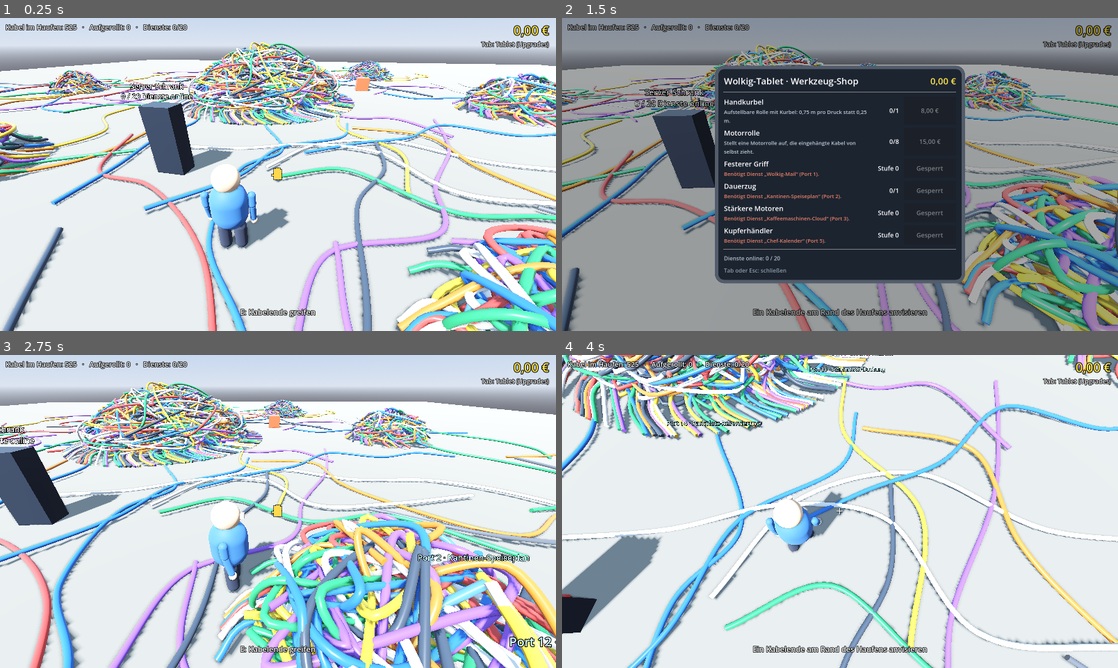
Above: before the commit, frames 1-4 (two rows, left to right).
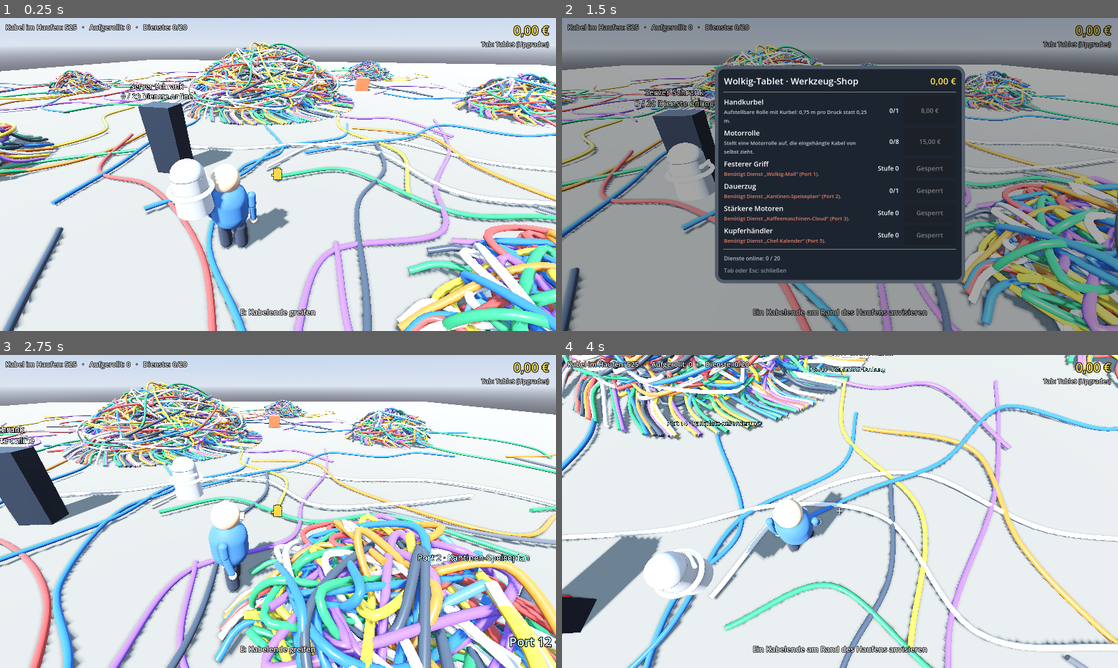
Above: after the commit, the same moments.

Repository: Julszify/Wire-We-Here
Game: Godot game, scene res://scenes/world.tscn
Same seed, same stepped clock (60 frames per second), same inputs: the game is played once before the commit and once after it.
Inputs (mouse positions are in pixels of both pictures, inside the frame that each line leads up to):
- Up to frame 1 (0.25 s): no input
- Up to frame 2 (1.5 s): tap Enter at 0.5 s; move the mouse to (867, 174) at 0.52 s; hold W (move_forward) 0.53-1.28 s; hold Tab (tablet) 0.53-1.28 s; tap N (decline, bound only after the commit) at 0.8, 1.35 s; move the mouse to (728, 190) at 1.27 s; hold S (move_back) from 1.28 s (still down); click (728, 190) at 1.42 s
- Up to frame 3 (2.75 s): tap L at 1.55, 2.1 s; move the mouse to (333, 442) at 2.02 s; release S (move_back) at 2.03 s; hold D (move_right) from 2.03 s (still down); hold Tab (tablet) from 2.03 s (still down); click (333, 442) at 2.17 s
- Up to frame 4 (4 s): move the mouse to (834, 517) at 2.77 s; release D (move_right) at 2.78 s; release Tab (tablet) at 2.78 s; hold W (move_forward) from 2.78 s (still down); tap E (interact) at 2.85 s; tap N (decline, bound only after the commit) at 3.05 s; move the mouse to (878, 514) at 3.52 s; hold Space (pull) from 3.53 s (still down); tap L at 3.8 s

The runs differ from the first frame. In frame 1, 1.0% of the frame differs, in the area x 29-45%, y 44-70%; in frame 2, 0.9%; in frame 3, 0.3%; in frame 4, 1.1%, in the area x 14-41%, y 52-78%.

Commit message:
Meilenstein 7: C.O.R.D. und Bestellfalle
- C.O.R.D.-Platzhalter (Zylinder mit Leuchtring) folgt dem Spieler
- Bestellfalle: Frage nach 30 s, dann alle 45–90 s; ohne "N" in 6 s fallen 100 Kabel als neuer Haufen
- Lieferung landet bevorzugt im Blickfeld, nie in Schrank oder Haufen; erst nach Landung greifbar
- CordLogic mit Signalen order_requested/order_declined/order_placed, Zufall über Seed
- Logik-Test für die Bestellfalle

Co-Authored-By: Claude Opus 5.5 <noreply@anthropic.com>

Diff:
--- a/data/balancing.json
+++ b/data/balancing.json
@@ -145,5 +145,23 @@
 	],
 	"rack": {
 		"reach_m": 3.0
+	},
+	"cord": {
+		"_kommentar": "C.O.R.D. folgt dem Spieler und stellt die Bestellfalle",
+		"follow_behind_m": -0.4,
+		"follow_side_m": -1.5,
+		"hover_height_m": 1.6,
+		"follow_speed": 3.0,
+		"first_ask_s": 30.0,
+		"ask_interval_min_s": 45.0,
+		"ask_interval_max_s": 90.0,
+		"answer_time_s": 6.0,
+		"order_count": 100,
+		"order_heap_radius_m": 3.0,
+		"order_heap_peak_m": 1.8,
+		"order_distance_m": 5.5,
+		"drop_height_m": 9.0,
+		"drop_time_s": 0.8,
+		"drop_stagger_s": 0.6
 	}
 }
--- a/project.godot
+++ b/project.godot
@@ -62,3 +62,7 @@
 "deadzone": 0.2,
 "events": [Object(InputEventKey,"device":-1,"physical_keycode":4194306)]
 }
+decline={
+"deadzone": 0.2,
+"events": [Object(InputEventKey,"device":-1,"physical_keycode":78)]
+}
--- /dev/null
+++ b/scripts/cord/cord_logic.gd
@@ -0,0 +1,79 @@
+class_name CordLogic
+extends Node
+## C.O.R.D. (Cable Ordering & Repair Daemon): stellt in Abständen die Bestellfalle.
+## "Defektes Kabel erkannt. Ersatz bestellen?" – wer nicht rechtzeitig Nein sagt,
+## bekommt eine Lieferung neuer Kabel. Reine Logik mit Signalen, Zufall nur über den Seed.
+
+## Frage beginnt; `answer_time` Sekunden bis zur automatischen Bestellung
+signal order_requested(answer_time: float)
+## Spieler hat rechtzeitig Nein gesagt
+signal order_declined
+## Zeit abgelaufen: `count` neue Kabel kommen
+signal order_placed(count: int)
+
+enum Phase { IDLE, ASKING }
+
+var phase: Phase = Phase.IDLE
+## Sekunden bis zur nächsten Frage (IDLE) bzw. bis zur Bestellung (ASKING)
+var time_left: float = 0.0
+var orders_placed: int = 0
+var orders_declined: int = 0
+## Bei Tablet & Co. nicht pausieren: das Spiel läuft weiter (Koop-tauglich)
+var enabled := true
+
+var _rng := RandomNumberGenerator.new()
+
+
+func setup(cord_seed: int) -> void:
+	_rng.seed = cord_seed
+	phase = Phase.IDLE
+	time_left = float(Balancing.cord["first_ask_s"])
+
+
+## Antwort des Spielers. Nur während der Frage wirksam.
+func decline() -> void:
+	if phase != Phase.ASKING:
+		return
+	orders_declined += 1
+	_wait_for_next()
+	order_declined.emit()
+
+
+## Sofort fragen (zum Testen).
+func ask_now() -> void:
+	_start_asking()
+
+
+func answer_time() -> float:
+	return float(Balancing.cord["answer_time_s"])
+
+
+func _process(delta: float) -> void:
+	tick(delta)
+
+
+## Zeit fortschreiben (auch direkt aus Tests aufrufbar).
+func tick(delta: float) -> void:
+	if not enabled:
+		return
+	time_left -= delta
+	if time_left > 0.0:
+		return
+	if phase == Phase.IDLE:
+		_start_asking()
+	else:
+		orders_placed += 1
+		_wait_for_next()
+		order_placed.emit(int(Balancing.cord["order_count"]))
+
+
+func _start_asking() -> void:
+	phase = Phase.ASKING
+	time_left = answer_time()
+	order_requested.emit(time_left)
+
+
+func _wait_for_next() -> void:
+	phase = Phase.IDLE
+	var c: Dictionary = Balancing.cord
+	time_left = _rng.randf_range(float(c["ask_interval_min_s"]), float(c["ask_interval_max_s"]))
--- /dev/null
+++ b/scripts/cord/cord_view.gd
@@ -0,0 +1,112 @@
+class_name CordView
+extends Node3D
+## Platzhalter für C.O.R.D.: schwebender Zylinder mit Leuchtring, folgt dem Spieler.
+## Der Ring leuchtet cyan; während der Bestellfrage blinkt er rot.
+
+var _ring_mat: StandardMaterial3D
+var _body: Node3D
+var _speech: Label3D
+var _asking := false
+var _t := 0.0
+
+const CALM := Color(0.3, 0.9, 1.0)
+const ALARM := Color(1.0, 0.2, 0.15)
+
+
+func _ready() -> void:
+	_body = Node3D.new()
+	add_child(_body)
+
+	var shell := StandardMaterial3D.new()
+	shell.albedo_color = Color(0.88, 0.9, 0.93)
+	shell.roughness = 0.25
+	shell.metallic = 0.3
+	var cyl := CylinderMesh.new()
+	cyl.top_radius = 0.24
+	cyl.bottom_radius = 0.28
+	cyl.height = 0.6
+	cyl.material = shell
+	var body_mesh := MeshInstance3D.new()
+	body_mesh.mesh = cyl
+	_body.add_child(body_mesh)
+
+	var cap := SphereMesh.new()
+	cap.radius = 0.24
+	cap.height = 0.24
+	cap.is_hemisphere = true
+	cap.material = shell
+	var cap_mesh := MeshInstance3D.new()
+	cap_mesh.mesh = cap
+	cap_mesh.position = Vector3(0, 0.3, 0)
+	_body.add_child(cap_mesh)
+
+	_ring_mat = StandardMaterial3D.new()
+	_ring_mat.albedo_color = CALM
+	_ring_mat.emission_enabled = true
+	_ring_mat.emission = CALM
+	_ring_mat.emission_energy_multiplier = 3.0
+	var torus := TorusMesh.new()
+	torus.inner_radius = 0.27
+	torus.outer_radius = 0.34
+	torus.material = _ring_mat
+	var ring := MeshInstance3D.new()
+	ring.mesh = torus
+	ring.position = Vector3(0, 0.08, 0)
+	_body.add_child(ring)
+
+	# "Auge": leuchtender Streifen vorne
+	var eye := MeshInstance3D.new()
+	var eye_box := BoxMesh.new()
+	eye_box.size = Vector3(0.26, 0.05, 0.04)
+	eye_box.material = _ring_mat
+	eye.mesh = eye_box
+	eye.position = Vector3(0, 0.2, -0.25)
+	_body.add_child(eye)
+
+	_speech = Label3D.new()
+	_speech.font_size = 32
+	_speech.outline_size = 10
+	_speech.pixel_size = 0.0011
+	_speech.fixed_size = true
+	_speech.modulate = Color(1.0, 0.75, 0.7)
+	_speech.billboard = BaseMaterial3D.BILLBOARD_ENABLED
+	_speech.no_depth_test = true
+	_speech.position = Vector3(0, 0.75, 0)
+	_speech.visible = false
+	add_child(_speech)
+
+
+## Weich links neben den Spieler schweben (Kamera sitzt rechts hinten) und zu ihm schauen.
+## follow_side_m < 0 = links, follow_behind_m < 0 = etwas vor dem Spieler.
+func follow(player_pos: Vector3, player_facing: Vector3, delta: float) -> void:
+	var c: Dictionary = Balancing.cord
+	var right := player_facing.cross(Vector3.UP).normalized()
+	var target := player_pos - player_facing * float(c["follow_behind_m"]) \
+		+ right * float(c["follow_side_m"]) + Vector3(0, float(c["hover_height_m"]), 0)
+	global_position = global_position.lerp(target, 1.0 - exp(-float(c["follow_speed"]) * delta))
+	var look := player_pos + Vector3(0, 1.3, 0) - global_position
+	look.y = 0.0
+	if look.length_squared() > 0.01:
+		rotation.y = lerp_angle(rotation.y, atan2(-look.x, -look.z), 1.0 - exp(-6.0 * delta))
+
+
+func set_asking(asking: bool, text_value: String = "") -> void:
+	_asking = asking
+	_speech.visible = asking
+	_speech.text = text_value
+	if not asking:
+		_set_ring(CALM)
+
+
+func _process(delta: float) -> void:
+	_t += delta
+	_body.position.y = sin(_t * 2.2) * 0.06
+	_body.rotation.z = sin(_t * 1.3) * 0.05
+	if _asking:
+		# Blinken: rot / dunkelrot
+		_set_ring(ALARM if fmod(_t, 0.5) < 0.3 else ALARM.darkened(0.6))
+
+
+func _set_ring(color: Color) -> void:
+	_ring_mat.albedo_color = color
+	_ring_mat.emission = color
--- a/scripts/core/balancing.gd
+++ b/scripts/core/balancing.gd
@@ -19,6 +19,7 @@
 var knot: Dictionary = {}
 var placement: Dictionary = {}
 var rack: Dictionary = {}
+var cord: Dictionary = {}
 var tablet_order: Array = []
 ## Ein Dienst pro Port: { "name", optional "unlocks" }
 var services: Array = []
@@ -53,6 +54,7 @@
 	knot = parsed.get("knot", {})
 	placement = parsed.get("placement", {})
 	rack = parsed.get("rack", {})
+	cord = parsed.get("cord", {})
 	tablet_order = parsed.get("tablet_order", [])
 	services = _load_json(SERVICES_PATH).get("services", [])
 	zone = _load_json(ZONE_PATH)
--- a/scripts/core/world.gd
+++ b/scripts/core/world.gd
@@ -46,6 +46,13 @@
 var _target_rack := false
 var _end_marker: MeshInstance3D
 
+# C.O.R.D. und Bestellfalle
+var _cord: CordLogic
+var _cord_view: CordView
+var _cord_prompt: CordPrompt
+var _landing: Dictionary = {}  # Kabel-ID -> Sekunden seit Beginn des Falls (negativ = wartet noch)
+var _orders := 0
+
 
 func _ready() -> void:
 	_system = CableSystem.new()
@@ -87,12 +94,26 @@
 	_player.look_toward(ZONE_CENTER)
 	_apply_upgrades()
 
+	_cord = CordLogic.new()
+	add_child(_cord)
+	_cord.setup(hash([int(Balancing.zone.get("seed", 1234)), "cord"]))
+	_cord.order_requested.connect(_on_order_requested)
+	_cord.order_declined.connect(_on_order_declined)
+	_cord.order_placed.connect(_on_order_placed)
+	_cord_view = CordView.new()
+	add_child(_cord_view)
+	_cord_view.global_position = _player.global_position + Vector3(1, 1.3, 1)
+	_cord_prompt = CordPrompt.new()
+	_hud.add_child(_cord_prompt)
+
 	# Nur zum automatischen Testen, siehe _apply_test_args
 	_apply_test_args()
 
 
 func _unhandled_input(event: InputEvent) -> void:
-	if event.is_action_pressed("tablet") and not _tablet.visible:
+	if event.is_action_pressed("decline"):
+		_cord.decline()
+	elif event.is_action_pressed("tablet") and not _tablet.visible:
 		get_viewport().set_input_as_handled()
 		_open_tablet()
 
@@ -116,6 +137,11 @@
 
 	if _carried:
 		_item_views[_carried.id].follow_arm(arm)
+
+	_cord_view.follow(_player.global_position, _player.facing(), delta)
+	if _cord.phase == CordLogic.Phase.ASKING:
+		_cord_prompt.update_time(_cord.time_left)
+	_update_landing(delta)
 
 	# Knoten-Markierungen pulsieren
 	for m: MeshInstance3D in _knot_markers.values():
@@ -296,7 +322,103 @@
 		_show_message("Dienst „%s“ läuft wieder." % service_name)
 
 
+func _on_order_requested(answer_time: float) -> void:
+	_cord_view.set_asking(true, "Ersatz bestellen?")
+	_cord_prompt.show_question(answer_time)
+
+
+func _on_order_declined() -> void:
+	_cord_view.set_asking(false)
+	_cord_prompt.visible = false
+	_show_message("C.O.R.D.: „Bestellung storniert. Ich merke mir das.“")
+
+
+func _on_order_placed(count: int) -> void:
+	_cord_view.set_asking(false)
+	_cord_prompt.visible = false
+	_spawn_order(count)
+	_show_message("C.O.R.D.: „Ersatz bestellt: %d Kabel. Gern geschehen!“" % count)
+
+
 # --- Hilfen ---------------------------------------------------------------
+
+## Neue Lieferung: ein Haufen fällt neben dem Spieler vom Himmel.
+func _spawn_order(count: int) -> void:
+	var c: Dictionary = Balancing.cord
+	var radius: float = c["order_heap_radius_m"]
+	var center := _find_free_spot(radius)
+	_orders += 1
+	var heap := HeapData.new(_zone.heaps.size(), hash([_zone.rng_seed, "order", _orders]), center, count,
+		radius, float(c["order_heap_peak_m"]), HeapData.Kind.HEAP)
+	heap.name = "Lieferung %d" % _orders
+	_zone.heaps.append(heap)
+	var stagger: float = c["drop_stagger_s"]
+	var i := 0
+	for cable in heap.create_cables(_next_cable_id):
+		_system.add_cable(cable)
+		var view := CableView.new()
+		add_child(view)
+		view.setup(cable)
+		view.position.y = float(c["drop_height_m"])
+		_views[cable.id] = view
+		_landing[cable.id] = -stagger * float(i) / maxf(count, 1)
+		i += 1
+	_next_cable_id += heap.cable_count
+
+
+## Fall-Animation der gelieferten Kabel; erst nach der Landung greifbar.
+func _update_landing(delta: float) -> void:
+	if _landing.is_empty():
+		return
+	var c: Dictionary = Balancing.cord
+	var fall: float = c["drop_time_s"]
+	var height: float = c["drop_height_m"]
+	for id in _landing.keys():
+		var t: float = _landing[id] + delta
+		_landing[id] = t
+		var view: CableView = _views.get(id)
+		if view == null:
+			_landing.erase(id)
+			continue
+		var k := clampf(t / fall, 0.0, 1.0)
+		view.position.y = height * (1.0 - k * k)  # beschleunigter Fall
+		if k >= 1.0:
+			view.position.y = 0.0
+			_landing.erase(id)
+
+
+func _grabbable_cables() -> Array:
+	if _landing.is_empty():
+		return _system.cables.values()
+	return _system.cables.values().filter(func(c: CableData) -> bool: return not _landing.has(c.id))
+
+
+## Freier Platz für einen neuen Haufen in der Nähe des Spielers.
+func _find_free_spot(radius: float) -> Vector3:
+	var dist: float = Balancing.cord["order_distance_m"]
+	var half := float(Balancing.zone.get("floor_size_m", 90)) * 0.5 - radius - 1.0
+	var base := atan2(_player.facing().z, _player.facing().x)
+	# Zuerst Plätze in Blickrichtung prüfen, dann abwechselnd weiter links/rechts
+	var order: Array[int] = [0]
+	for k in range(1, 7):
+		order.append(k)
+		order.append(-k)
+	for ring in 4:
+		for step in order:
+			var a := base + step * TAU / 12.0
+			var pos := _player.global_position + Vector3(cos(a), 0.0, sin(a)) * (dist + ring * 3.0)
+			pos.y = 0.0
+			if absf(pos.x) > half or absf(pos.z) > half:
+				continue
+			if _zone.heap_at(pos, radius + 0.5) != null:
+				continue
+			if Vector2(pos.x - _rack_pos.x, pos.z - _rack_pos.z).length() < radius + 2.0:
+				continue
+			return pos
+	var fallback := _player.global_position + _player.facing() * dist
+	fallback.y = 0.0
+	return fallback
+
 
 ## Upgrade-Wirkungen an Logik und Spielfigur weitergeben
 func _apply_upgrades() -> void:
@@ -352,7 +474,7 @@
 	if _target_knot == null and _target_reel == null and not _arm_busy():
 		_target_item = _find_item(origin, dir, pos)
 		if _target_item == null:
-			_target_end = CableTargeting.find_end(_system.cables.values(), origin, dir, pos)
+			_target_end = CableTargeting.find_end(_grabbable_cables(), origin, dir, pos)
 	var holding := not _arm_reel.is_free()
 	_crosshair.targeting = _target_knot != null or _target_end != null or _target_item != null or _target_rack \
 		or (holding and _target_reel != null and _target_reel.is_free())
@@ -554,3 +676,7 @@
 		_plug_carried()
 	if opts.has("tablet"):
 		_open_tablet()
+	if opts.has("ask"):
+		_cord.ask_now()
+	if opts.has("order"):
+		_spawn_order(int(Balancing.cord["order_count"]))
--- /dev/null
+++ b/scripts/ui/cord_prompt.gd
@@ -0,0 +1,58 @@
+class_name CordPrompt
+extends PanelContainer
+## Bildschirm-Anzeige der Bestellfrage mit ablaufendem Balken.
+
+var _text: Label
+var _bar: ProgressBar
+var _total := 1.0
+
+
+func _ready() -> void:
+	var style := StyleBoxFlat.new()
+	style.bg_color = Color(0.12, 0.05, 0.05, 0.92)
+	style.border_color = Color(1.0, 0.25, 0.2)
+	style.set_border_width_all(4)
+	style.set_corner_radius_all(16)
+	style.set_content_margin_all(18)
+	add_theme_stylebox_override("panel", style)
+	set_anchors_and_offsets_preset(Control.PRESET_CENTER_TOP)
+	position.y = 110
+	custom_minimum_size = Vector2(620, 0)
+	mouse_filter = Control.MOUSE_FILTER_IGNORE
+
+	var box := VBoxContainer.new()
+	box.add_theme_constant_override("separation", 10)
+	add_child(box)
+	var who := Label.new()
+	who.text = "C.O.R.D."
+	who.add_theme_color_override("font_color", Color(1.0, 0.45, 0.4))
+	who.add_theme_font_size_override("font_size", 18)
+	box.add_child(who)
+	_text = Label.new()
+	_text.text = "Defektes Kabel erkannt. Ersatz bestellen?"
+	_text.add_theme_font_size_override("font_size", 26)
+	box.add_child(_text)
+	var keys := Label.new()
+	keys.text = "N: Nein!     (nichts tun = bestellen)"
+	keys.add_theme_font_size_override("font_size", 20)
+	keys.add_theme_color_override("font_color", Color(1.0, 0.9, 0.3))
+	box.add_child(keys)
+	_bar = ProgressBar.new()
+	_bar.show_percentage = false
+	_bar.custom_minimum_size = Vector2(0, 14)
+	box.add_child(_bar)
+	visible = false
+
+
+func show_question(total_time: float) -> void:
+	_total = maxf(total_time, 0.01)
+	_bar.max_value = 1.0
+	_bar.value = 1.0
+	visible = true
+	# Zentrieren, nachdem die Größe feststeht
+	await get_tree().process_frame
+	position.x = (get_viewport_rect().size.x - size.x) * 0.5
+
+
+func update_time(left: float) -> void:
+	_bar.value = clampf(left / _total, 0.0, 1.0)
--- a/tests/logic_test.gd
+++ b/tests/logic_test.gd
@@ -14,6 +14,7 @@
 	_test_rack_and_unlocks()
 	_test_important_ports()
 	_test_multipliers()
+	_test_cord()
 	print("ALLE TESTS OK" if _failed == 0 else "%d TEST(S) FEHLGESCHLAGEN" % _failed)
 	get_tree().quit(1 if _failed > 0 else 0)
 
@@ -170,3 +171,35 @@
 	sys.press(arm)
 	_check(is_equal_approx(arm.pending_m, 0.25 * 1.5), "Festerer Griff wirkt auf Tastendruck")
 	sys.free()
+
+
+func _test_cord() -> void:
+	var cord := CordLogic.new()
+	cord.setup(42)
+	var events := []
+	cord.order_requested.connect(func(_t): events.append("frage"))
+	cord.order_declined.connect(func(): events.append("nein"))
+	cord.order_placed.connect(func(n): events.append("bestellt %d" % n))
+	cord.tick(float(Balancing.cord["first_ask_s"]) + 0.01)
+	_check(cord.phase == CordLogic.Phase.ASKING and events == ["frage"], "C.O.R.D. fragt nach Startzeit")
+	cord.decline()
+	_check(cord.phase == CordLogic.Phase.IDLE and events[-1] == "nein", "Nein bricht ab")
+	_check(cord.time_left >= float(Balancing.cord["ask_interval_min_s"]), "Danach Pause")
+	cord.decline()
+	_check(events.size() == 2, "Nein ohne Frage wirkungslos")
+	cord.ask_now()
+	cord.tick(cord.answer_time() + 0.01)
+	_check(events[-1] == "bestellt %d" % int(Balancing.cord["order_count"]), "Ohne Antwort wird bestellt")
+	_check(cord.orders_placed == 1 and cord.orders_declined == 1, "Zähler")
+	var a := CordLogic.new()
+	var b := CordLogic.new()
+	a.setup(7)
+	b.setup(7)
+	a.ask_now()
+	b.ask_now()
+	a.decline()
+	b.decline()
+	_check(a.time_left == b.time_left, "Pausen reproduzierbar aus dem Seed")
+	a.free()
+	b.free()
+	cord.free()
Not shown, added: scripts/cord/cord_logic.gd.uid
Not shown, added: scripts/cord/cord_view.gd.uid
Not shown, added: scripts/ui/cord_prompt.gd.uid
Not shown, changed: CLAUDE.md
